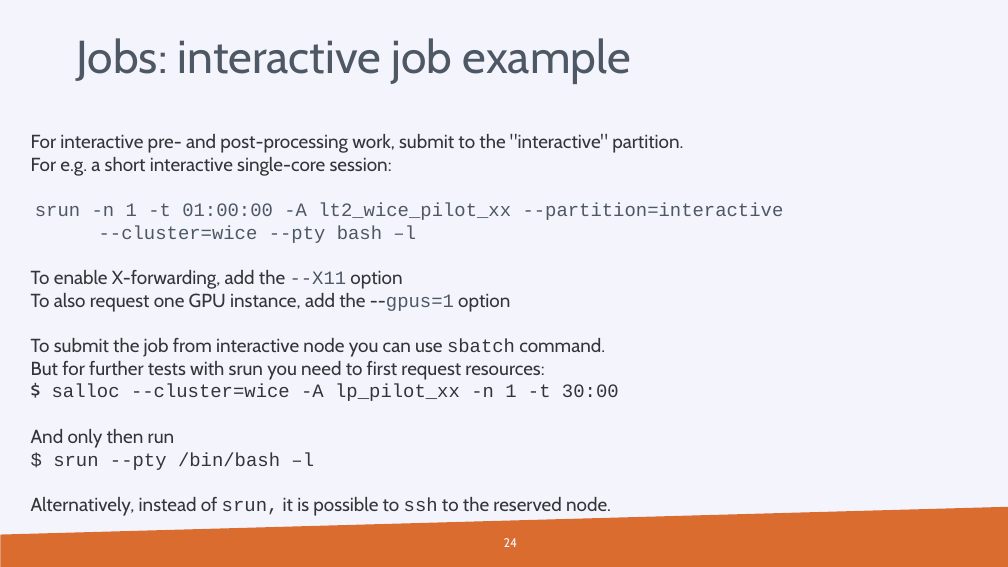
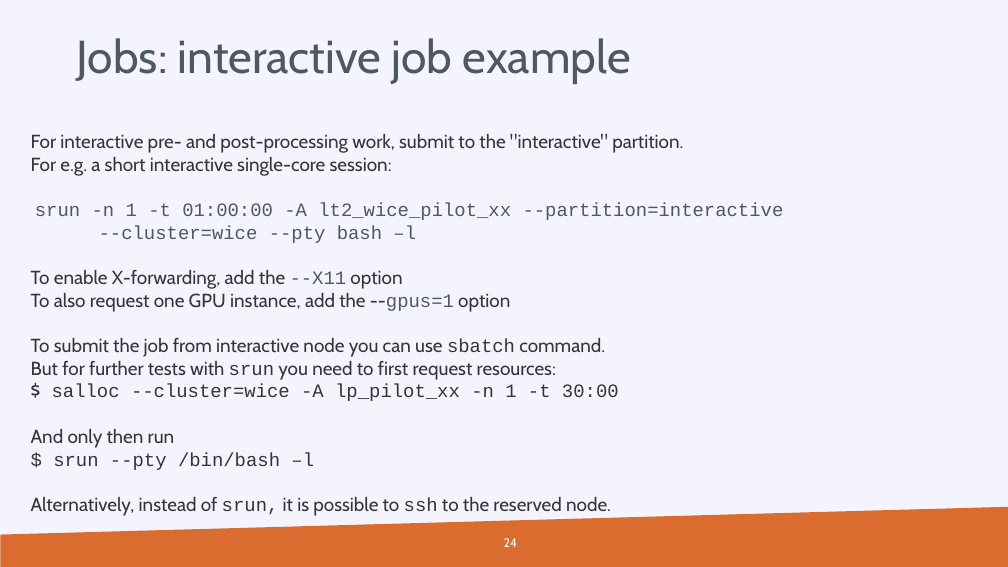
Before and after one commit to hpcleuven/wice-inauguration, a slide deck: slide 24 of Slurm session.pptx. Drawn at 1008x567 pixels with LibreOffice and Linux fonts; fonts in the diff are those of the drawing; background and template pictures are left out. Boxes give left, top, right and bottom in pixels: in the first picture for what was removed or moved away, otherwise in the second. Text is boxed around its words. In the diff, an @@ line names an element or a change of style, - is before the commit and + after.

```diff
--- a/Slurm session.pptx
+++ b/Slurm session.pptx
@@ text at box(31, 361, 556, 380): font Cabin to Courier New in "srun" @@
```
Also in this commit, not shown: 6 other slides changed.
